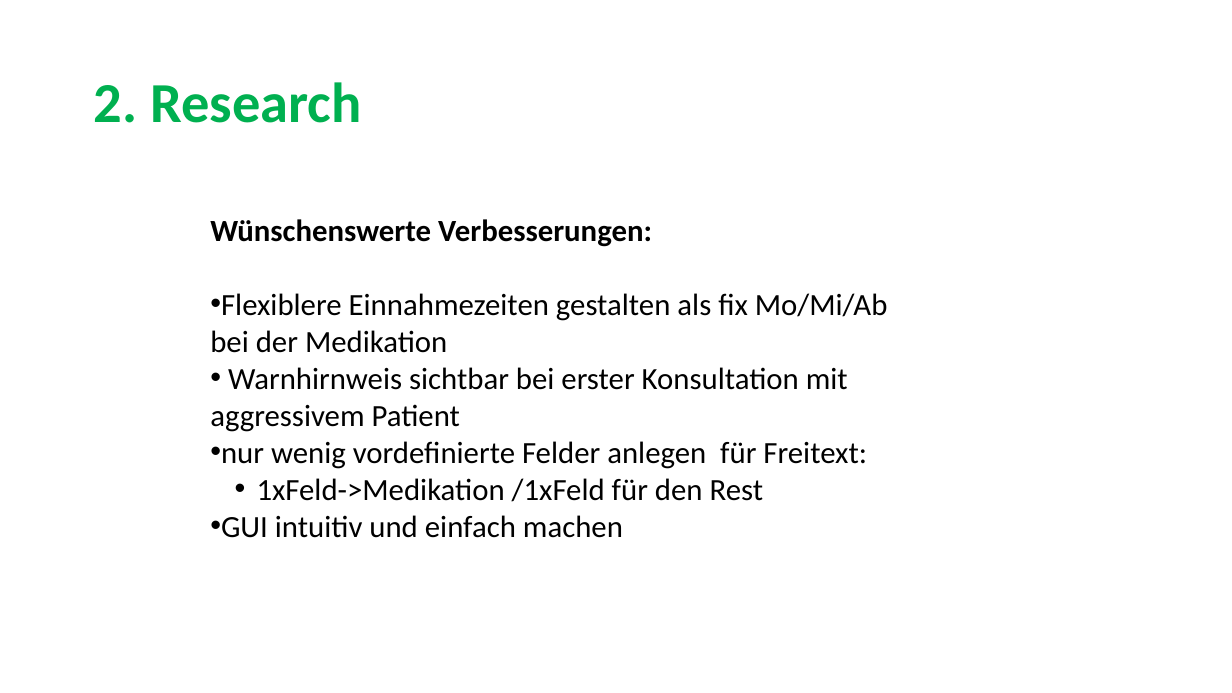
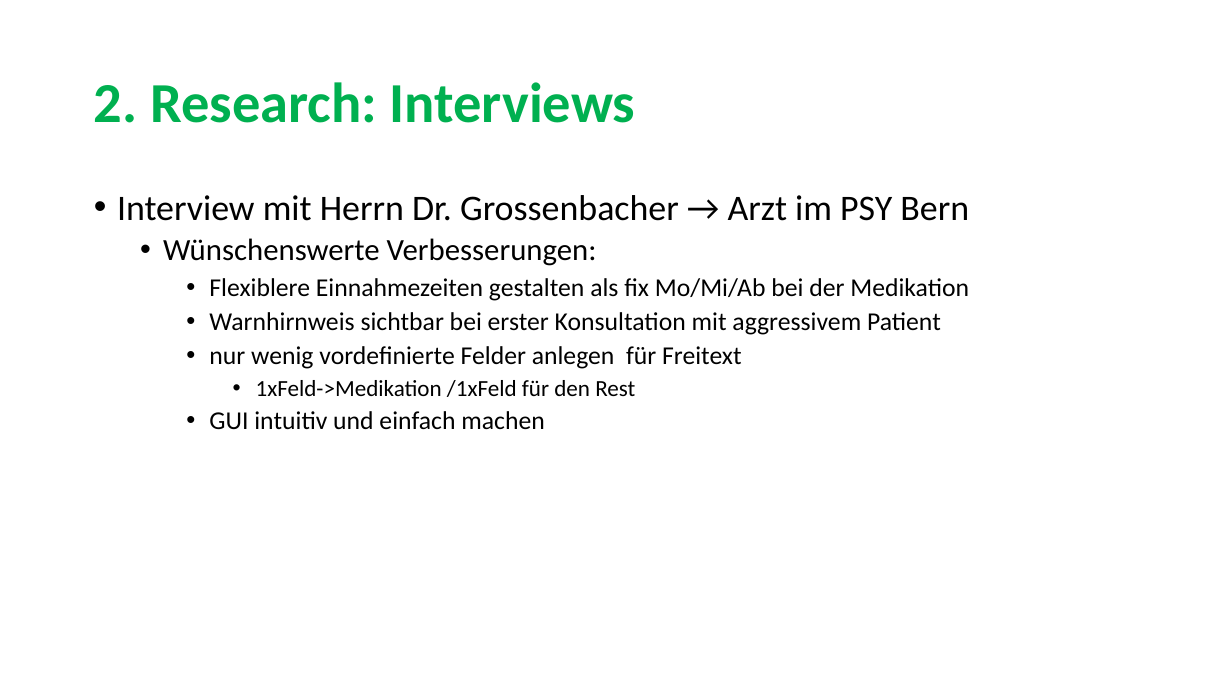
Before and after one commit to sarahmele/ch.bfh.btx8081.w2015.green, a slide deck: slide 6 of doc/task03/Task3.pptx (slide 7 before the commit). Drawn at 1232x693 pixels with LibreOffice and Linux fonts; fonts in the diff are those of the drawing. Boxes give left, top, right and bottom in pixels: in the first picture for what was removed or moved away, otherwise in the second. Text is boxed around its words. In the diff, an @@ line names an element or a change of style, - is before the commit and + after.

```diff
--- a/doc/task03/Task3.pptx
+++ b/doc/task03/Task3.pptx
@@ title at [94,82,636,123]: text changed @@
-2. Research
+2. Research: Interviews
@@ text "Interview mit Herrn Dr. Grossenbacher ...": place and size @@
-text "Interview mit Herrn Dr. Grossenbacher ..." at [210,219,888,538]
+text "Interview mit Herrn Dr. Grossenbacher ..." at [117,195,969,430]
@@ text at [117,195,969,221]: paragraph added @@
+• Interview mit Herrn Dr. Grossenbacher → Arzt im PSY Bern
@@ text at [163,238,969,430]: bold off in "Wünschenswerte Verbesserungen:"; size 24 to 20 pt in "Flexiblere Einnahmezeiten gestalten als fix Mo/Mi/Ab bei ...", "Warnhirnweis sichtbar bei erster Konsultation mit aggressive ...", "GUI intuitiv und einfach machen"; size 24 to 18 pt in "1xFeld->Medikation /1xFeld für den Rest"; bullet none to •; list level 1 to 2 in "Wünschenswerte Verbesserungen:"; line spacing 1 to 0.9; list level 1 to 3 in "Flexiblere Einnahmezeiten gestalten als fix ..."; list level 1 to 3 in "Warnhirnweis sichtbar bei erster Konsultation ..."; list level 2 to 4 in "1xFeld->Medikation /1xFeld für den Rest"; list level 1 to 3 in "GUI intuitiv und einfach machen" @@
@@ text at [209,346,742,369]: text changed; size 24 to 20 pt @@
-• nur wenig vordefinierte Felder anlegen für Freitext:
+    • nur wenig vordefinierte Felder anlegen für Freitext
```
Also in this commit, not shown: 7 other slides changed, 5 slides added, 4 slides removed.
